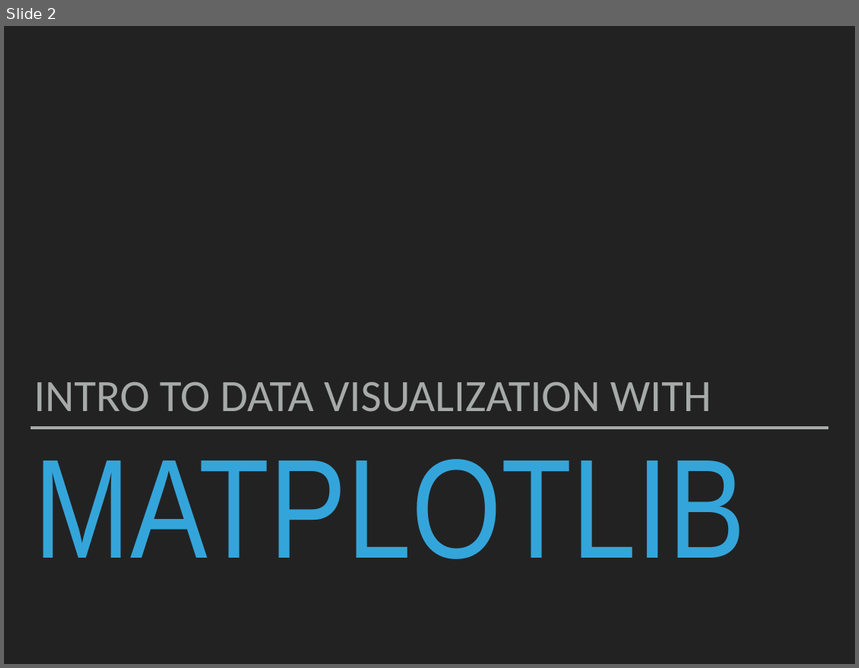
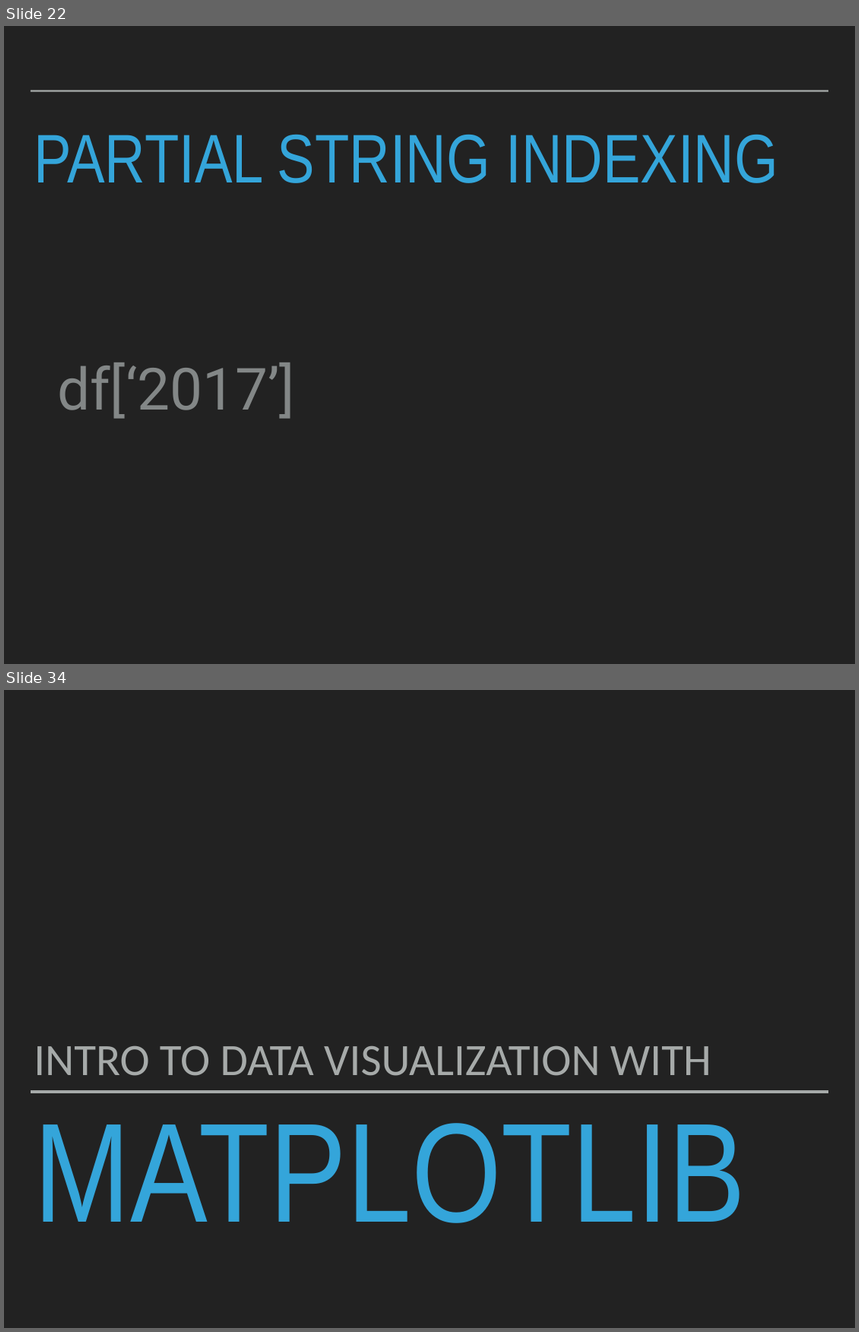
Before and after one commit to robcarrington/python-for-data-science, a slide deck: Session8/Session8_Slides.pptx. Shown one above the other, each under a label of ours: slide 2 before the commit, slides 22 and 34 after it; the slides between them are not shown. The pictures are 859x668 and 859x1332 pixels, drawn with LibreOffice and Linux fonts; fonts in the diff are those of the drawing. Boxes give left, top, right and bottom in pixels: in the first picture for what was removed or moved away, otherwise in the second. Text is boxed around its words. In the diff, an @@ line names an element or a change of style, - is before the commit and + after.

```diff
--- a/Session8/Session8_Slides.pptx
+++ b/Session8/Session8_Slides.pptx
@@ slide 22 added at (4, 26, 855, 664), background #222222 @@
@@ line added from (31, 91) to (829, 91), #A6AAA9 2 pt @@
@@ title added at (34, 134, 779, 183), 82.8 pt, text #34A5DA @@
+PARTIAL STRING INDEXING
@@ text added at (57, 363, 295, 419), 70 pt, text #838787 @@
+df[‘2017’]
@@ what was slide 2 is now slide 34 @@
```
Also in this commit, not shown: 31 other slides added.
